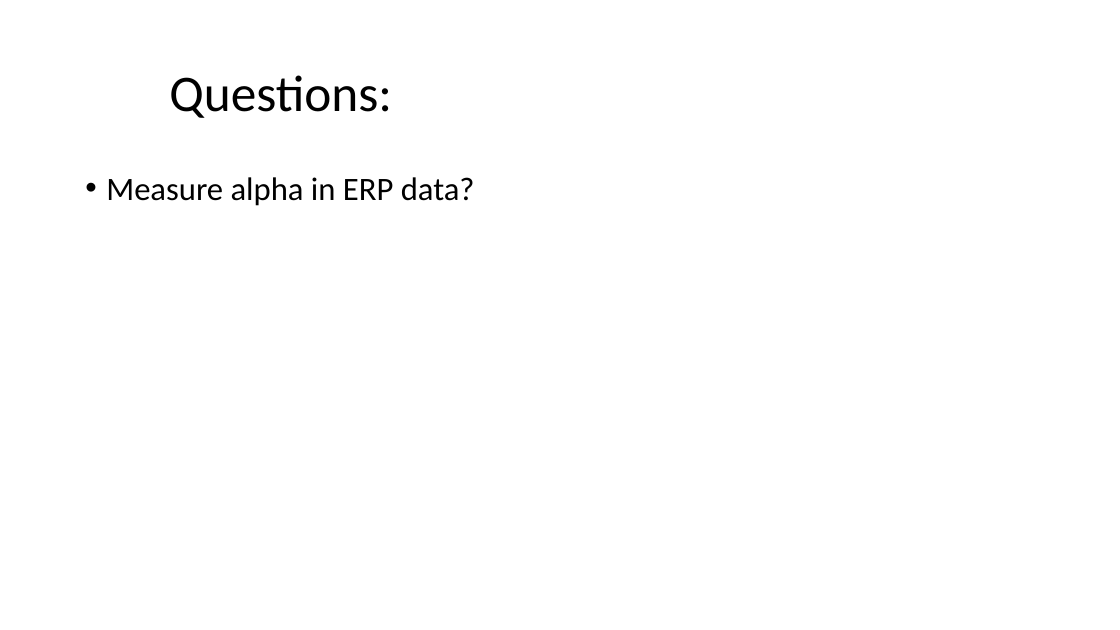
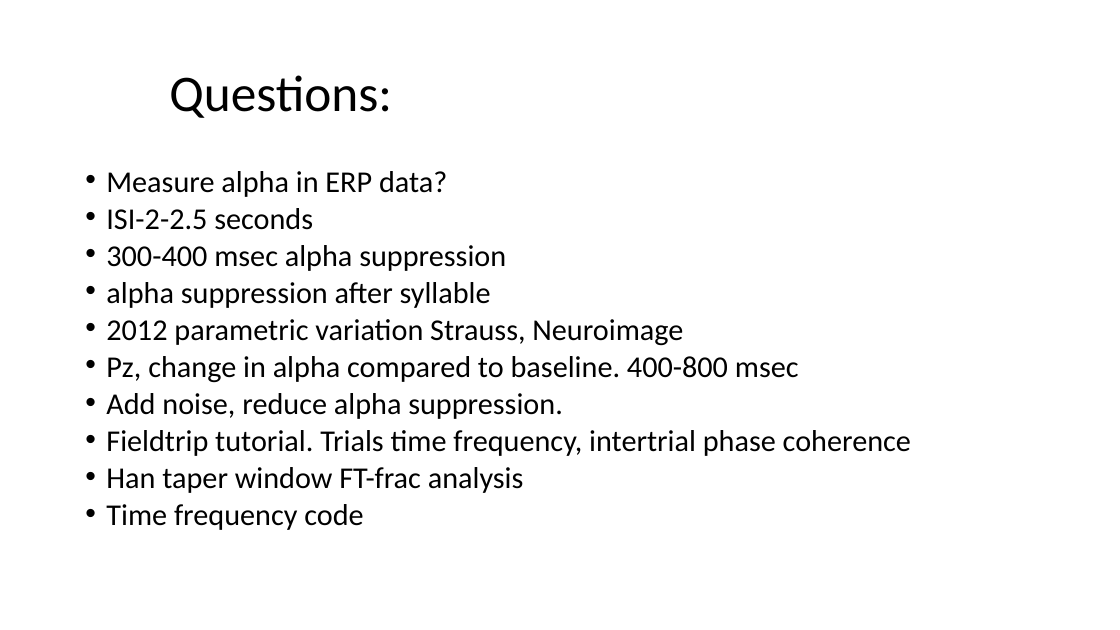
Before and after one commit to mkeomec/SNR-ERP, a slide deck: slide 10 of data analysis/alpha_SNR_2017-9-27.pptx. Drawn at 1120x630 pixels with LibreOffice and Linux fonts; fonts in the diff are those of the drawing. Boxes give left, top, right and bottom in pixels: in the first picture for what was removed or moved away, otherwise in the second. Text is boxed around its words. In the diff, an @@ line names an element or a change of style, - is before the commit and + after.

```diff
--- a/data analysis/alpha_SNR_2017-9-27.pptx
+++ b/data analysis/alpha_SNR_2017-9-27.pptx
@@ text at (106, 171, 447, 197): size 28 to 25.9 pt in "Measure alpha in ERP data?"; line spacing 0.9 to 0.7 @@
@@ text at (106, 208, 911, 530): paragraphs added @@
+• ISI-2-2.5 seconds
+• 300-400 msec alpha suppression
+• alpha suppression after syllable
+• 2012 parametric variation Strauss, Neuroimage
+• Pz, change in alpha compared to baseline. 400-800 msec
+• Add noise, reduce alpha suppression.
+• Fieldtrip tutorial. Trials time frequency, intertrial phase coherence
+• Han taper window FT-frac analysis
+• Time frequency code
```
Also in this commit, not shown: 3 other slides changed, 1 other file.
